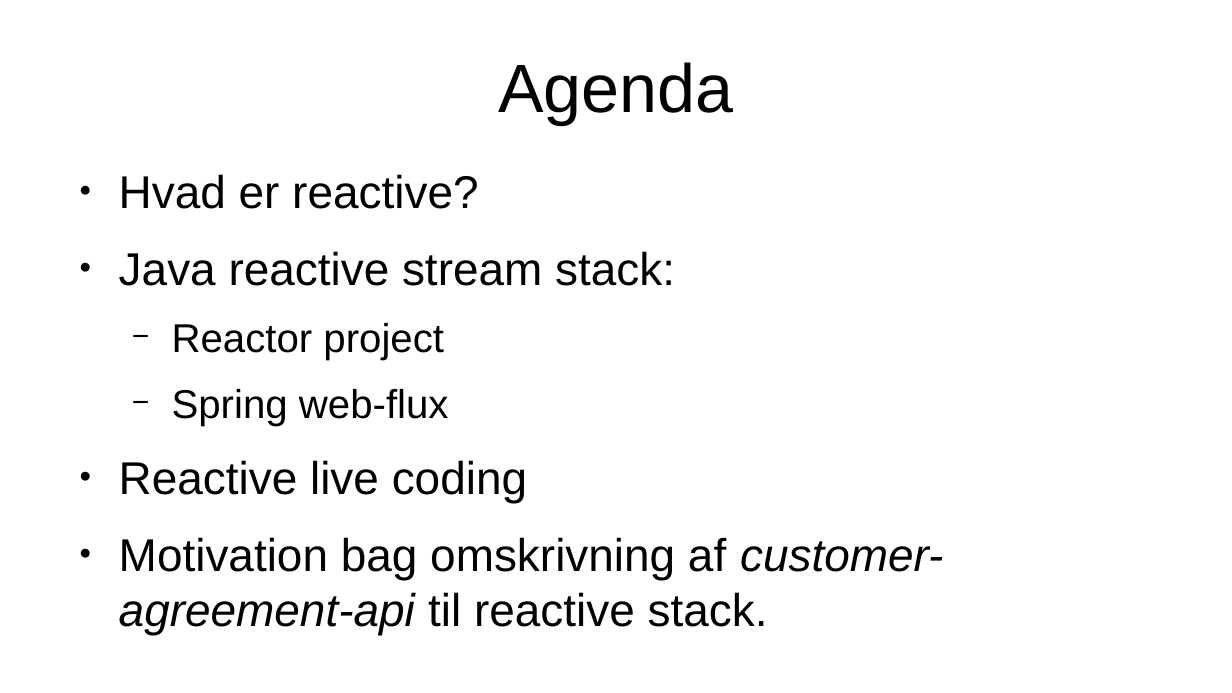
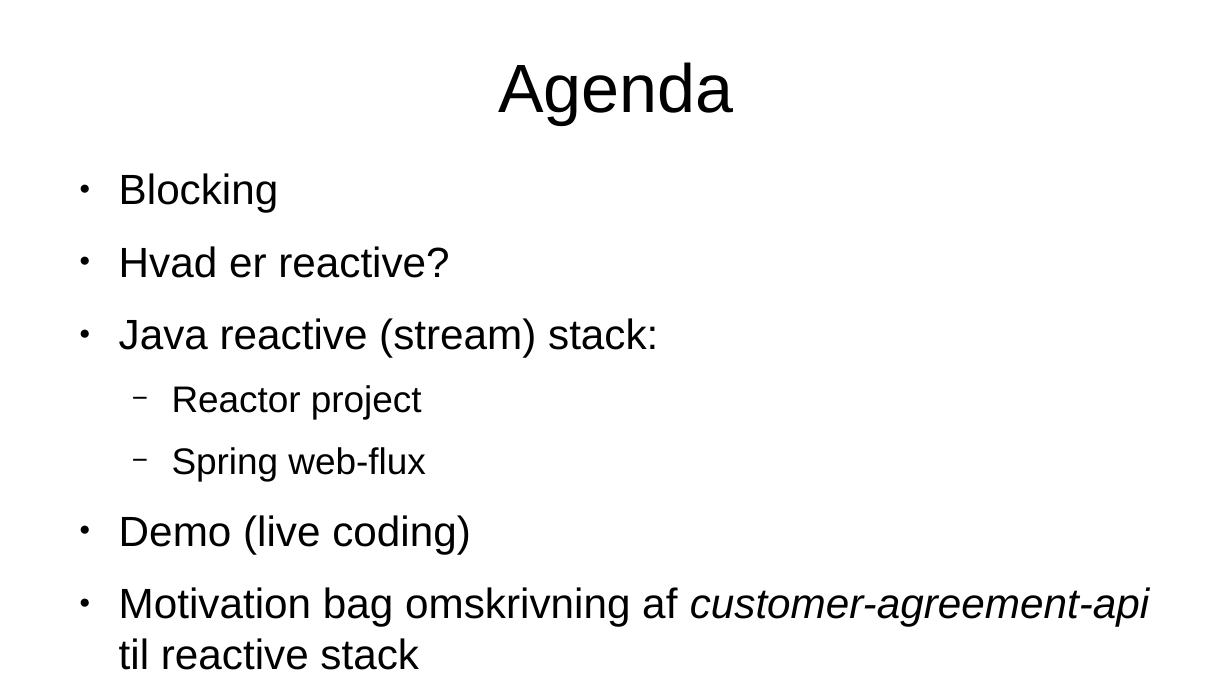
Before and after one commit to piotrskawinski/reactive-demo, a slide deck: slide 2 of docs/Reactive programming.odp. Drawn at 1232x693 pixels with LibreOffice and Linux fonts; fonts in the diff are those of the drawing. Boxes give left, top, right and bottom in pixels: in the first picture for what was removed or moved away, otherwise in the second. Text is boxed around its words. In the diff, an @@ line names an element or a change of style, - is before the commit and + after.

```diff
--- a/docs/Reactive programming.odp
+++ b/docs/Reactive programming.odp
@@ text at (119,173,279,212): paragraph added @@
+● Blocking
@@ text at (119,246,449,481): size 29.6 to 27.2 pt in "Hvad er reactive?"; size 25.9 to 23.8 pt in "Reactor project", "Spring web-flux" @@
@@ text at (119,318,658,357): text changed; size 29.6 to 27.2 pt @@
-● Java reactive stream stack:
+● Java reactive (stream) stack:
@@ text at (119,515,1149,670): text changed; size 29.6 to 27.2 pt @@
-● Reactive live coding
-● Motivation bag omskrivning af customer-agreement-api til reactive stack.
+● Demo (live coding)
+● Motivation bag omskrivning af customer-agreement-api til reactive stack
```
Also in this commit, not shown: 7 other slides changed, 1 slide added, 3 other files.
